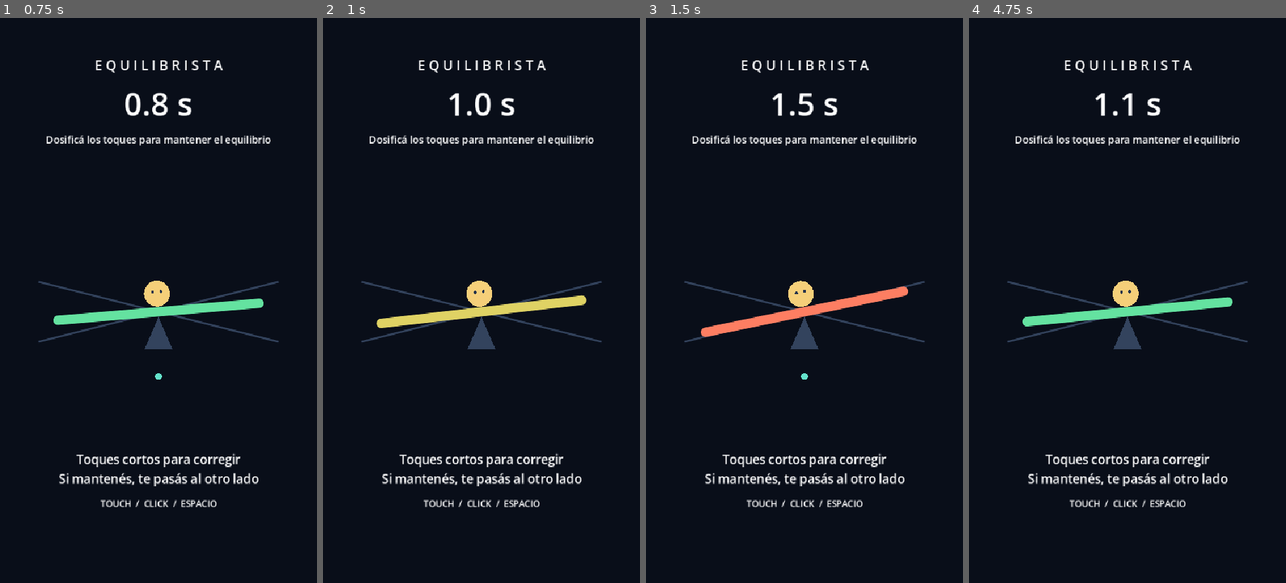
Above: before the commit, frames 1-4 (left to right).
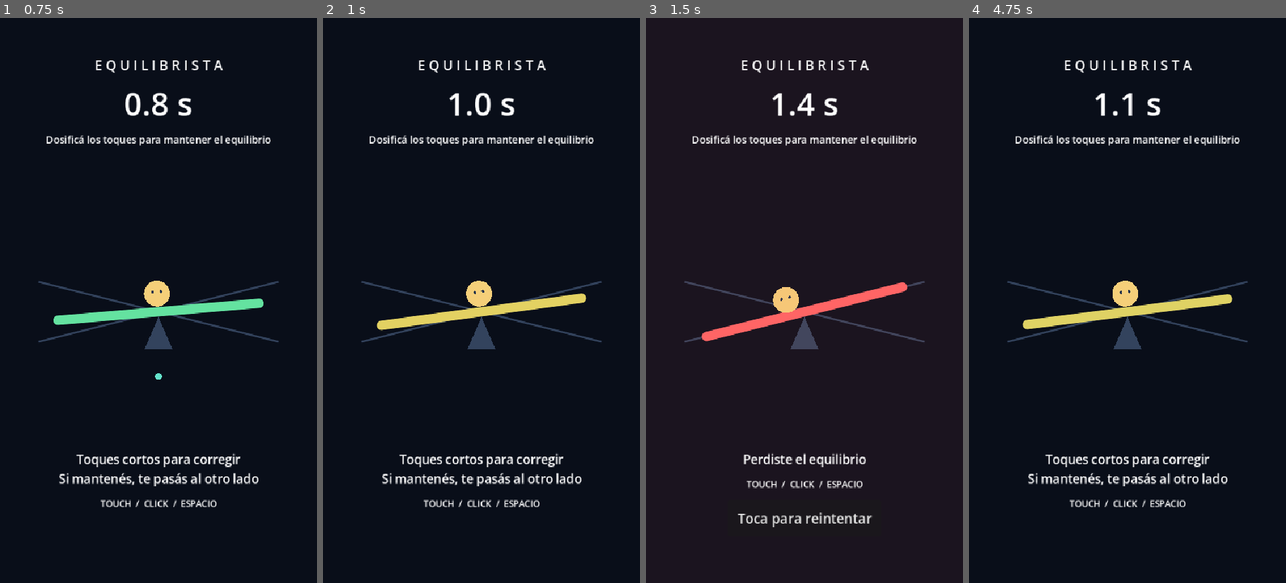
Above: after the commit, the same moments.

Repository: eze01061985/Equilibrista
Game: Godot game, scene res://scenes/game.tscn
Two runs of this game, one before a commit and one after it. Both use one fixed random seed, a clock stepped at 60 frames per second and the inputs below.
Inputs (mouse positions are in pixels of both pictures, inside the frame that each line leads up to):
- Up to frame 1 (0.75 s): tap Enter at 0.5 s; move the mouse to (228, 272) at 0.52 s; click (228, 272) at 0.67 s
- Up to frame 2 (1 s): tap Space at 0.77 s
- Up to frame 3 (1.5 s): move the mouse to (741, 328) at 1.27 s; click (741, 328) at 1.42 s
- Up to frame 4 (4.75 s): tap Space at 1.52, 3.77, 4.52 s; click "Toca para reintentar" at 2 s; move the mouse to (1159, 176) at 2.77 s; click (1159, 176) at 2.92 s; move the mouse to (1111, 413) at 3.52 s; click (1111, 413) at 3.67 s; move the mouse to (1222, 385) at 4.27 s; click (1222, 385) at 4.42 s

Frame 1 is identical in both runs. In frame 2, 0.4% of the frame differs, in the area x 16-84%, y 46-56%; in frame 3, 4.1%, in the area x 17-83%, y 13-91%; in frame 4, 1.4%.

Commit message:
Evitar autocorrección por spam alternando dirección entre pulsaciones

Diff:
--- a/scripts/balance_model.gd
+++ b/scripts/balance_model.gd
@@ -8,6 +8,7 @@
 var fall_direction: float = -1.0
 var was_pressing: bool = false
 var push_direction: float = 1.0
+var has_corrected: bool = false
 
 func reset() -> void:
 	angle_degrees = 0.0
@@ -17,6 +18,7 @@
 	fall_direction = -1.0
 	was_pressing = false
 	push_direction = 1.0
+	has_corrected = false
 
 func advance(delta: float, pressing: bool, settings: BalanceSettings) -> void:
 	if is_game_over:
@@ -26,7 +28,9 @@
 		fall_direction = signf(angle_degrees)
 	# Fijar el empuje por pulsación evita que mantener presionado equilibre automáticamente.
 	if pressing and not was_pressing:
-		push_direction = -fall_direction
+		# Solo la primera corrección elige lado automáticamente; las siguientes alternan.
+		push_direction = -push_direction if has_corrected else -fall_direction
+		has_corrected = true
 	was_pressing = pressing
 	var torque: float = fall_direction * settings.natural_torque
 	if pressing:
--- a/tests/smoke_test.gd
+++ b/tests/smoke_test.gd
@@ -65,7 +65,8 @@
 		assert(held.angular_velocity > 0.0, "Reiniciar debe limpiar la dirección de la pulsación anterior")
 	var controlled := BalanceModel.new()
 	for frame in range(3600):
-		var correction: bool = controlled.angle_degrees + controlled.angular_velocity * 0.5 < -3.0
+		var desired_direction: float = -signf(controlled.angle_degrees + controlled.angular_velocity * 0.5)
+		var correction: bool = not controlled.was_pressing or desired_direction == controlled.push_direction
 		controlled.advance(1.0 / 60.0, correction, settings)
 	assert(not controlled.is_game_over, "Las correcciones deben permitir sostener el equilibrio")
 	var game: Control = load("res://scenes/game.tscn").instantiate()
--- /dev/null
+++ b/tests/tap_input_test.gd
@@ -0,0 +1,67 @@
+extends SceneTree
+
+func _initialize() -> void:
+	call_deferred("_run")
+
+func _send_pointer(touch: bool, pressed: bool) -> void:
+	var event: InputEvent
+	if touch:
+		var screen_touch := InputEventScreenTouch.new()
+		screen_touch.index = 0
+		screen_touch.position = Vector2(30, 30)
+		screen_touch.pressed = pressed
+		event = screen_touch
+	else:
+		var mouse := InputEventMouseButton.new()
+		mouse.button_index = MOUSE_BUTTON_LEFT
+		mouse.position = Vector2(30, 30)
+		mouse.pressed = pressed
+		event = mouse
+	Input.parse_input_event(event)
+	Input.flush_buffered_events()
+
+func _run() -> void:
+	var game: Control = load("res://scenes/game.tscn").instantiate()
+	root.add_child(game)
+	await process_frame
+	game.set_physics_process(false)
+	for touch: bool in [false, true]:
+		for spam: bool in [false, true]:
+			game._restart()
+			var correction_budget: float = 0.0
+			var delta: float = 1.0 / 120.0
+			for frame in range(60):
+				# Ambos casos suman 250 ms presionados dentro de 500 ms.
+				var pressing: bool = frame % 6 < 3 if spam else frame < 30
+				var velocity_before: float = game.model.angular_velocity
+				var direction_before: float = game.model.push_direction
+				_send_pointer(touch, pressing)
+				_send_pointer(touch, pressing)
+				assert(game.model.angular_velocity == velocity_before, "Un evento no debe agregar impulso")
+				assert(game.model.push_direction == direction_before, "Los eventos solos no deben modificar la simulación")
+				var natural_direction: float = game.model.fall_direction
+				if game.model.angle_degrees != 0.0:
+					natural_direction = signf(game.model.angle_degrees)
+				game._physics_process(delta)
+				assert(not game.model.is_game_over)
+				var acceleration_applied: float = (game.model.angular_velocity * (1.0 + game.settings.damping * delta) - velocity_before) / delta
+				var player_acceleration: float = acceleration_applied - natural_direction * game.settings.natural_torque * game.settings.acceleration
+				correction_budget += absf(player_acceleration) * delta
+			var expected: float = game.settings.player_torque * game.settings.sensitivity * game.settings.acceleration * 0.25
+			assert(absf(correction_budget - expected) < 0.0001, "El presupuesto de fuerza depende solo del tiempo presionado")
+			_send_pointer(touch, false)
+		for period in [2, 4, 6, 12]:
+			game._restart()
+			for frame in range(7200):
+				_send_pointer(touch, frame % period < period / 2)
+				game._physics_process(1.0 / 60.0)
+				if game.model.is_game_over:
+					break
+			assert(game.model.is_game_over and game.model.survival_time < 3.0, "El spam periódico no debe estabilizar automáticamente")
+			_send_pointer(touch, false)
+			_send_pointer(touch, true)
+			assert(not game.model.is_game_over and not game.model.has_corrected)
+			assert(game.model.survival_time == 0.0 and not game.player_input.is_pressing())
+			_send_pointer(touch, false)
+	print("PASS: mouse/touch, eventos duplicados sin impulso, igual fuerza total por tiempo presionado, spam y reintento")
+	quit()
Not shown, changed: export_presets.cfg
Not shown, added: tests/tap_input_test.gd.uid
Not shown, changed: README.md
